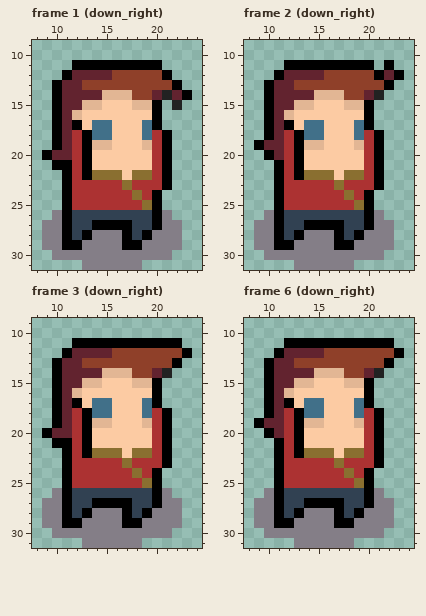
Pixel-art file: Assets/animations/player/player_idle_summon.aseprite. Above: the version before the commit.
32x32 pixels, 27 frames. Shown: frame 1 (down_right): x 8..24, y 9..31; frame 2 (down_right): x 8..24, y 9..31; frame 3 (down_right): x 8..24, y 9..31; frame 6 (down_right): x 8..24, y 9..31. The commit also changed other frames, which this record leaves out.
And afterwards:
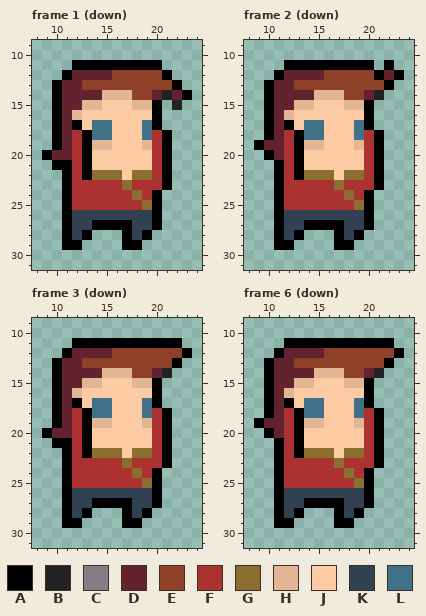
Palette (. is transparent): A #000000  B #222222  C #847e87  D #62232f  E #8f4029  F #ac3232  G #8a6f30  H #e2b694  J #fccba3  K #314152  L #417089
The edit:
Changed rows in their new state; - is an unchanged pixel.
Frame 1 (down), layer "Shadow":
first column x 9:
26 -.----------.-
27 ..----------..
28 ..---...---...
29 ..--....--....
30 -............-
31 ----......----
Frame 2 (down), layer "Shadow": the same change as frame 1 (down)
Frame 3 (down), layer "Shadow": the same change as frame 1 (down)
Frame 6 (down), layer "Shadow": the same change as frame 1 (down)
Changed places in both pictures, as pixel boxes (x1, y1, x2, y2):
erased: (42, 210, 182, 270)
erased: (254, 210, 394, 270)
erased: (42, 488, 182, 548)
erased: (254, 488, 394, 548)
